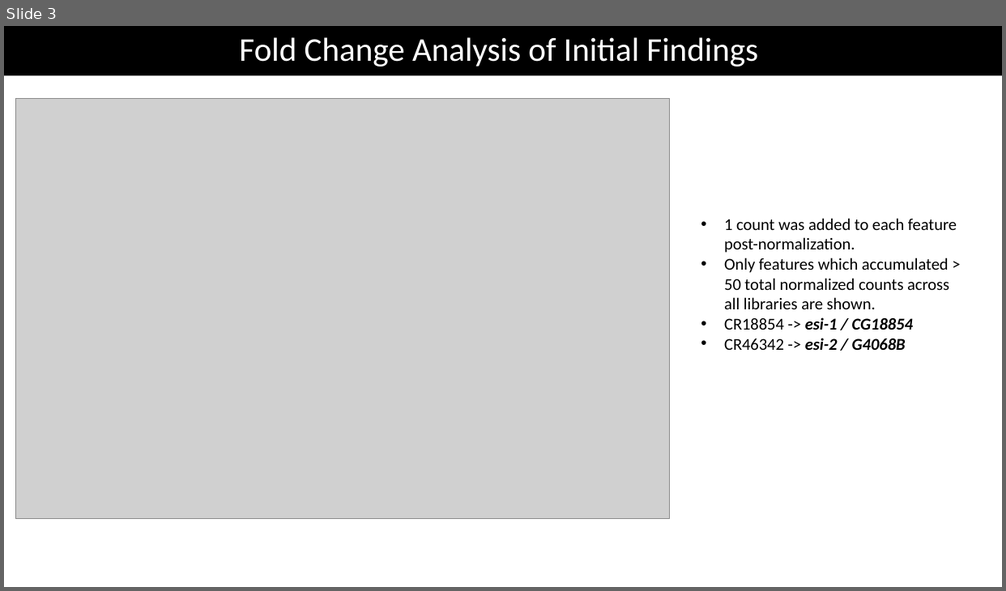
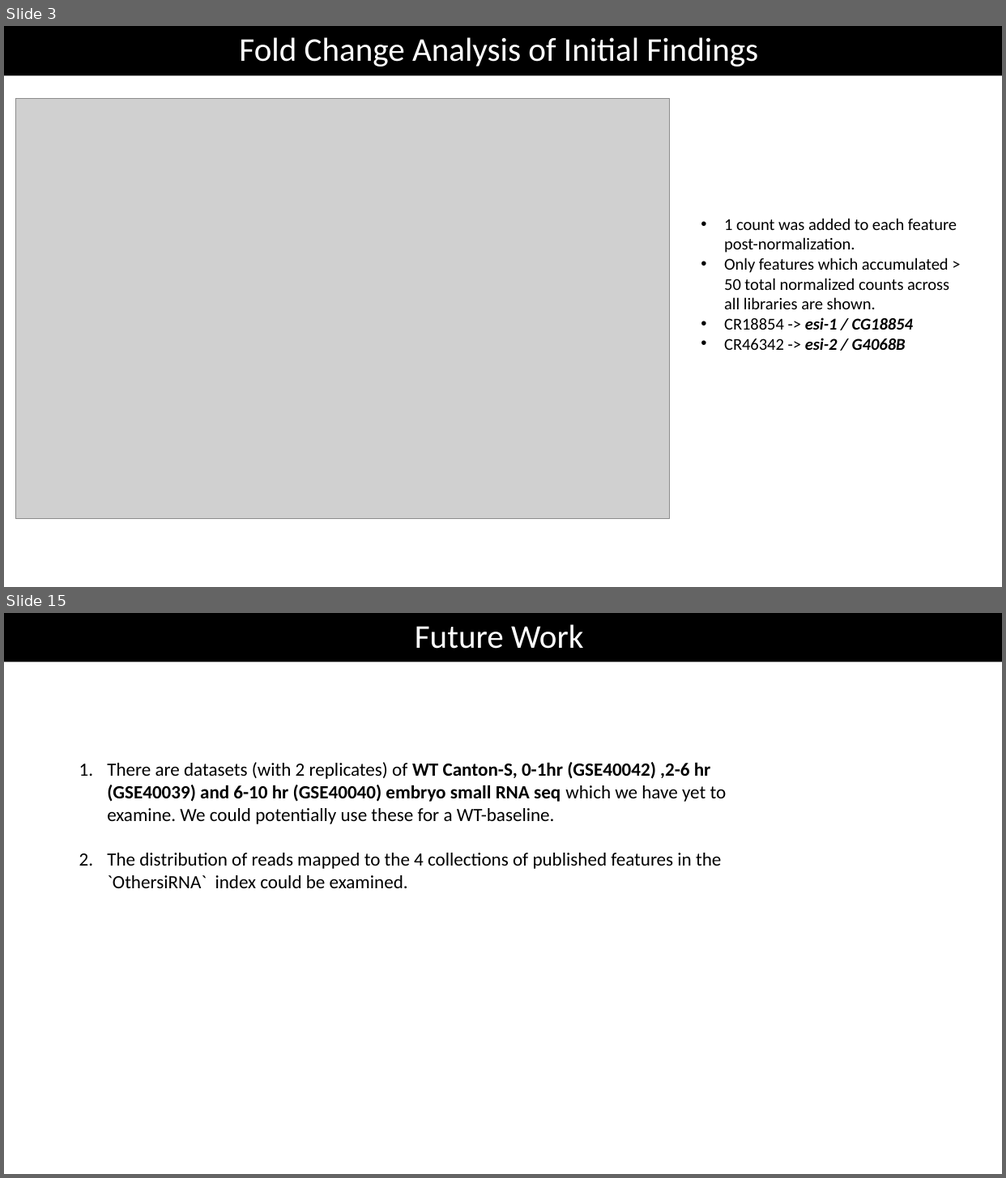
Before and after one commit to jinweelee/notebooks, a slide deck: recent_papers/presentation/Small RNA-seq Analysis of.pptm. Shown one above the other, each under a label of ours: slide 3 before the commit, slides 3 and 15 after it; the slides between them are not shown. The pictures are 1006x591 and 1006x1178 pixels, drawn with LibreOffice and Linux fonts; fonts in the diff are those of the drawing; grey boxes stand for pictures. Boxes give left, top, right and bottom in pixels: in the first picture for what was removed or moved away, otherwise in the second. Text is boxed around its words. In the diff, an @@ line names an element or a change of style, - is before the commit and + after.

```diff
--- a/recent_papers/presentation/Small RNA-seq Analysis of.pptm
+++ b/recent_papers/presentation/Small RNA-seq Analysis of.pptm
@@ slide 15 added at [4,613,1002,1174], background #FFFFFF @@
@@ rectangle added at [4,613,1002,662], fill #000000, 32 pt, text #FFFFFF @@
+Future Work
@@ text added at [107,762,727,888], 18 pt, text #000000 @@
+1. There are datasets (with 2 replicates) of WT Canton-S, 0-1hr (GSE40042) ,2-6 hr (GSE40039) and 6-10 hr (GSE40040) embryo small RNA seq which we have yet to examine. We could potentially use these for a WT-baseline.
+2. The distribution of reads mapped to the 4 collections of published features in the `OthersiRNA` index could be examined.
```
Also in this commit, not shown: 11 slides changed, 1 other slide added, 2 slides removed, 1 other file.
